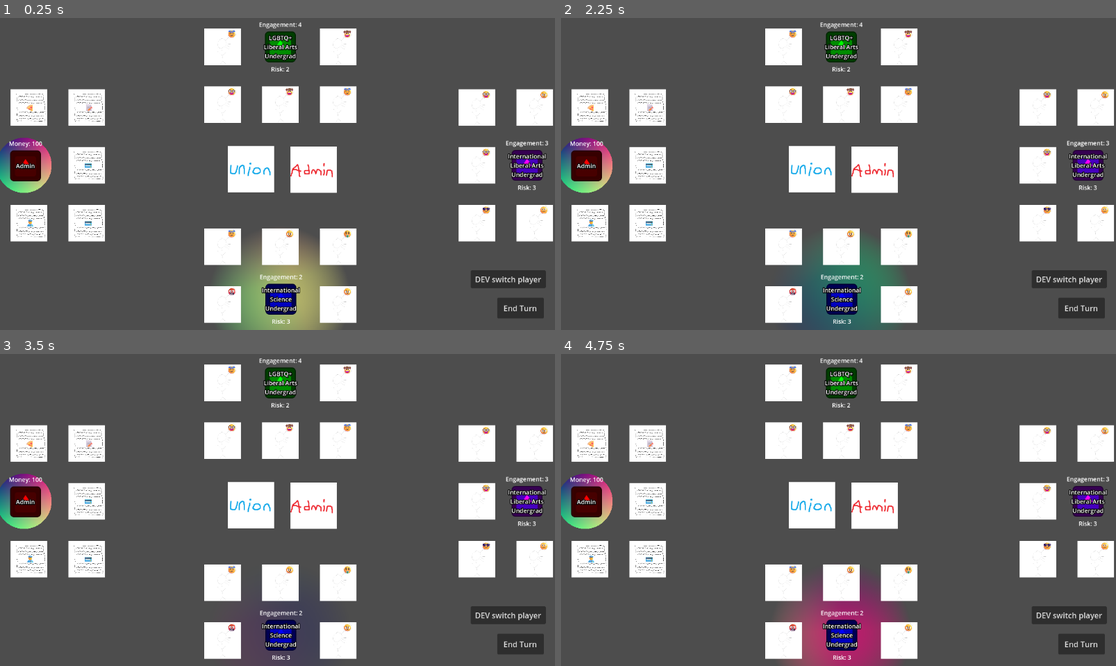
Above: before the commit, frames 1-4 (two rows, left to right).
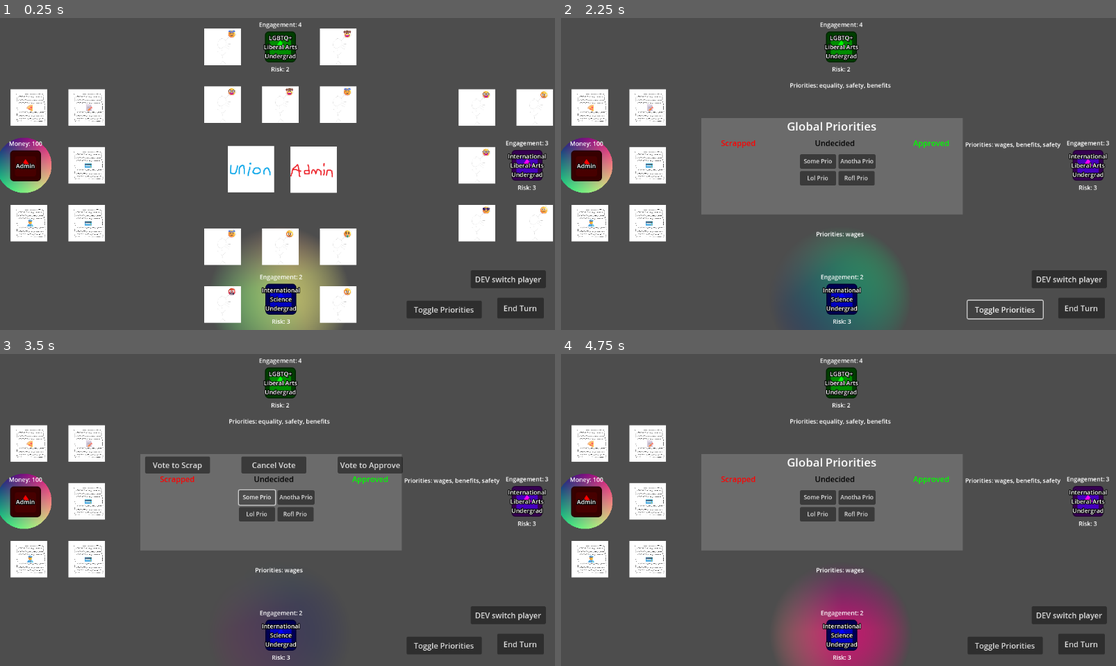
Above: after the commit, the same moments.

Repository: AX-I/Union-Battle
Game: Godot game, scene res://Scenes/strike_scene.tscn
Same seed, same stepped clock (60 frames per second), same inputs: the game is played once before the commit and once after it. This scene is started directly instead of the project's main scene. The engine's default icon, where the game draws it, is replaced by a stand-in: a white triangle on a blue panel in a dark square.
Inputs (mouse positions are in pixels of both pictures, inside the frame that each line leads up to):
- Up to frame 1 (0.25 s): no input
- Up to frame 2 (2.25 s): click (810, 167) at 0.5 s; click (877, 170) at 1.25 s; click (1005, 308) at 2 s, where only the run after the commit has a clickable "Toggle Priorities"
- Up to frame 3 (3.5 s): click (255, 497) at 2.75 s, where only the run after the commit has a clickable "Some Prio"
- Up to frame 4 (4.75 s): click (738, 466) at 3.5 s, where only the run after the commit has a clickable "Vote to Scrap"; click (832, 466) at 4.25 s, where only the run after the commit has a clickable "Cancel Vote"

The runs differ from the first frame. In frame 1, 0.7% of the frame differs, in the area x 73-87%, y 90-97%; in frame 2, 26%; in frame 3, 25%; in frame 4, 27%, in the area x 25-100%, y 3-98%.

Commit message:
Toggle to see global priorities

Diff:
--- /dev/null
+++ b/union-battle/Scenes/global_priority.gd
@@ -0,0 +1,17 @@
+extends Button
+
+var prio_state = Globals.UNDECIDED_STATE
+
+# Called when the node enters the scene tree for the first time.
+func _ready() -> void:
+	pass # Replace with function body.
+
+func get_prio_state():
+	return prio_state
+
+func set_prio_state(new_state: String):
+	prio_state = new_state
+
+# Called every frame. 'delta' is the elapsed time since the previous frame.
+func _process(delta: float) -> void:
+	pass
--- /dev/null
+++ b/union-battle/Scenes/global_priority.tscn
@@ -0,0 +1,15 @@
+[gd_scene load_steps=2 format=3 uid="uid://dcr7pjfc6fpga"]
+
+[ext_resource type="Script" uid="uid://bdiisbsf0tort" path="res://Scenes/global_priority.gd" id="1_xeesl"]
+
+[node name="GlobalPriority" type="Button"]
+anchors_preset = -1
+anchor_right = 0.109000005
+anchor_bottom = 0.07700001
+offset_right = -0.5680084
+offset_bottom = 0.10399628
+grow_horizontal = 2
+grow_vertical = 2
+theme_override_font_sizes/font_size = 12
+text = "PriorityName"
+script = ExtResource("1_xeesl")
--- a/union-battle/Scenes/strike_scene.tscn
+++ b/union-battle/Scenes/strike_scene.tscn
@@ -48,6 +48,23 @@
 shape = SubResource("RectangleShape2D_qj3wv")
 metadata/_edit_lock_ = true
 
+[node name="PlayerPriorities" type="Label" parent="Player1"]
+anchors_preset = 8
+anchor_left = 0.5
+anchor_top = 0.5
+anchor_right = 0.5
+anchor_bottom = 0.5
+offset_left = -226.0
+offset_top = -288.0
+offset_right = 210.0
+offset_bottom = -69.0
+grow_horizontal = 2
+grow_vertical = 2
+text = "Priorities: this is a test, there is more, etc"
+label_settings = SubResource("LabelSettings_x2neb")
+horizontal_alignment = 1
+autowrap_mode = 3
+
 [node name="PlayerEngagement1" type="Label" parent="Player1"]
 anchors_preset = 8
 anchor_left = 0.5
@@ -112,6 +129,23 @@
 shape = SubResource("RectangleShape2D_qj3wv")
 metadata/_edit_lock_ = true
 
+[node name="PlayerPriorities" type="Label" parent="Player2"]
+anchors_preset = 8
+anchor_left = 0.5
+anchor_top = 0.5
+anchor_right = 0.5
+anchor_bottom = 0.5
+offset_left = -530.0
+offset_top = -104.0
+offset_right = -94.0
+offset_bottom = 115.0
+grow_horizontal = 2
+grow_vertical = 2
+text = "Priorities: this is a test, there is more, etc"
+label_settings = SubResource("LabelSettings_x2neb")
+horizontal_alignment = 1
+autowrap_mode = 3
+
 [node name="PlayerEngagement2" type="Label" parent="Player2"]
 anchors_preset = 8
 anchor_left = 0.5
@@ -176,6 +210,23 @@
 [node name="PlayerShape3" type="CollisionShape2D" parent="Player3"]
 shape = SubResource("RectangleShape2D_qj3wv")
 metadata/_edit_lock_ = true
+
+[node name="PlayerPriorities" type="Label" parent="Player3"]
+anchors_preset = 8
+anchor_left = 0.5
+anchor_top = 0.5
+anchor_right = 0.5
+anchor_bottom = 0.5
+offset_left = -222.0
+offset_top = 142.0
+offset_right = 214.0
+offset_bottom = 361.0
+grow_horizontal = 2
+grow_vertical = 2
+text = "Priorities: this is a test, there is more, etc"
+label_settings = SubResource("LabelSettings_x2neb")
+horizontal_alignment = 1
+autowrap_mode = 3
 
 [node name="PlayerEngagement3" type="Label" parent="Player3"]
 anchors_preset = 8
@@ -313,12 +364,113 @@
 scale = Vector2(2.3164063, 2.3164063)
 texture = ExtResource("1_x2neb")
 
+[node name="PrioritySwitch" type="Button" parent="."]
+offset_left = 844.0
+offset_top = 587.0
+offset_right = 1000.0
+offset_bottom = 624.0
+text = "Toggle Priorities"
+
 [node name="DevSwitch" type="Button" parent="."]
 offset_left = 977.0
 offset_top = 524.0
 offset_right = 1133.0
 offset_bottom = 561.0
 text = "DEV switch player"
+
+[node name="GlobalPriorities" type="Control" parent="."]
+layout_mode = 3
+anchors_preset = 0
+offset_left = 291.0
+offset_top = 208.0
+offset_right = 836.0
+offset_bottom = 408.0
+
+[node name="ColorRect" type="ColorRect" parent="GlobalPriorities"]
+layout_mode = 0
+offset_right = 543.0
+offset_bottom = 200.0
+color = Color(0.4212342, 0.4212342, 0.4212342, 1)
+
+[node name="Title" type="Label" parent="GlobalPriorities"]
+layout_mode = 0
+offset_right = 542.0
+offset_bottom = 38.0
+theme_override_font_sizes/font_size = 24
+text = "Global Priorities"
+horizontal_alignment = 1
+
+[node name="Scrapped" type="Control" parent="GlobalPriorities"]
+layout_mode = 1
+anchor_top = 0.2
+anchor_right = 0.286
+anchor_bottom = 1.0
+offset_left = 20.0
+offset_right = -18.87001
+
+[node name="Name" type="Label" parent="GlobalPriorities/Scrapped"]
+self_modulate = Color(1, 0, 0, 1)
+layout_mode = 0
+offset_right = 115.0
+offset_bottom = 23.0
+text = "Scrapped"
+horizontal_alignment = 1
+
+[node name="VoteScrapBtn" type="Button" parent="GlobalPriorities/Scrapped"]
+visible = false
+layout_mode = 0
+offset_left = -10.0
+offset_top = -35.0
+offset_right = 125.0
+text = "Vote to Scrap"
+
+[node name="Undecided" type="Control" parent="GlobalPriorities"]
+layout_mode = 1
+anchor_top = 0.2
+anchor_right = 0.286
+anchor_bottom = 1.0
+offset_left = 220.0
+offset_right = 219.87999
+
+[node name="Name" type="Label" parent="GlobalPriorities/Undecided"]
+self_modulate = Color(0, 0, 0, 1)
+layout_mode = 0
+offset_right = 115.0
+offset_bottom = 23.0
+text = "Undecided"
+horizontal_alignment = 1
+
+[node name="VoteCancelBtn" type="Button" parent="GlobalPriorities/Undecided"]
+visible = false
+layout_mode = 0
+offset_left = -10.0
+offset_top = -35.0
+offset_right = 125.0
+text = "Cancel Vote"
+
+[node name="Approved" type="Control" parent="GlobalPriorities"]
+layout_mode = 1
+anchor_top = 0.2
+anchor_right = 0.286
+anchor_bottom = 1.0
+offset_left = 420.0
+offset_right = 401.13
+
+[node name="Name" type="Label" parent="GlobalPriorities/Approved"]
+self_modulate = Color(0, 1, 0, 1)
+layout_mode = 0
+offset_right = 115.0
+offset_bottom = 23.0
+text = "Approved"
+horizontal_alignment = 1
+
+[node name="VoteApproveBtn" type="Button" parent="GlobalPriorities/Approved"]
+visible = false
+layout_mode = 0
+offset_left = -10.0
+offset_top = -35.0
+offset_right = 125.0
+text = "Vote to Approve"
 
 [connection signal="end_turn" from="Player1" to="." method="_on_end_turn"]
 [connection signal="end_turn" from="Player2" to="." method="_on_end_turn"]
@@ -327,4 +479,6 @@
 [connection signal="button_down" from="UnionDeck" to="." method="draw_card" binds= [true]]
 [connection signal="button_down" from="AdminDeck" to="." method="draw_card" binds= [false]]
 [connection signal="pressed" from="EndTurn" to="." method="_on_end_turn"]
+[connection signal="pressed" from="PrioritySwitch" to="." method="_on_priority_switch_pressed"]
 [connection signal="pressed" from="DevSwitch" to="." method="_on_dev_switch_player_pressed"]
+[connection signal="pressed" from="GlobalPriorities/Undecided/VoteCancelBtn" to="." method="_on_vote_cancel_btn_pressed"]
--- /dev/null
+++ b/union-battle/Scripts/card_info/global_priorities.json
@@ -0,0 +1,3 @@
+{
+	"priorities": ["Some Prio", "Anotha Prio", "Lol Prio", "Rofl Prio"]
+}
--- a/union-battle/Scripts/strike_scene_scripts/globals.gd
+++ b/union-battle/Scripts/strike_scene_scripts/globals.gd
@@ -5,6 +5,12 @@
 const UNIONIST_CARD_JSON: 	String 		= "res://Scripts/card_info/union_cards.json"
 const ADMIN_CARD_JSON: 		String 		= "res://Scripts/card_info/admin_cards.json"
 const PLAYER_POS_JSON:		String		= "res://Scripts/card_info/player_positions.json"
+const GLOBAL_PRIOS_JSON:		String 		= "res://Scripts/card_info/global_priorities.json"
+
+# For priority btns
+const UNDECIDED_STATE 					= "undecided"
+const NO_STATE 							= "no"
+const YES_STATE 							= "yes"
 
 # Player list
 var PLAYERS:				Array		= []
--- a/union-battle/Scripts/strike_scene_scripts/strike_scene.gd
+++ b/union-battle/Scripts/strike_scene_scripts/strike_scene.gd
@@ -1,4 +1,6 @@
 extends Node2D
+
+const PRIO_BTN_SCENE = preload("res://Scenes/global_priority.tscn")
 
 # The unionist and admin decks
 var unionist_deck: 			Array 	= []
@@ -7,6 +9,17 @@
 # The unionist and admin discard piles
 var unionist_discard_pile:	Array	= []
 var admin_discard_pile:		Array	= []
+
+# "global_priority.tscn" instances
+var undecided_priority_btns:	Array 	= []
+var no_priority_btns:	Array 		= []
+var yes_priority_btns:	Array 		= []
+
+var show_priorities:			bool 	= false
+
+# Will hold the global_priority.tscn instance
+# for the one that is currently being voted on
+var active_vote_btn 					= null
 
 # Called when the node enters the scene tree for the first time.
 func _ready() -> void:
@@ -20,6 +33,9 @@
 	const ACADEMIC_STR	   = "academic_position"
 	const PERSONAL_STR	   = "personal_position"
 
+	# Don't show priority stuff by default
+	get_node("GlobalPriorities").visible = false
+
 	# Get each child that is a player
 	for players in self.get_children():
 
@@ -31,9 +47,10 @@
 	var total_cards 	   = 0
 
 	# Get each player component
-	var player_stances     = get_json_from_file(Globals.PLAYER_POS_JSON)
-	var personal_positions = player_stances.get(PERSONAL_STR)
-	var academic_positions = player_stances.get(ACADEMIC_STR)
+	var player_stances     	= get_json_from_file(Globals.PLAYER_POS_JSON)
+	var global_priorities  	  	= get_json_from_file(Globals.GLOBAL_PRIOS_JSON)["priorities"]
+	var personal_positions 	= player_stances.get(PERSONAL_STR)
+	var academic_positions 	= player_stances.get(ACADEMIC_STR)
 
 	# Setup initial player values
 	for player in Globals.PLAYERS:
@@ -47,6 +64,19 @@
 
 		# Increasing player count
 		Globals.PLAYER_COUNT += 1
+
+	for priority in global_priorities:
+		var btn 		= PRIO_BTN_SCENE.instantiate()
+
+		btn.text     = priority
+		get_node("GlobalPriorities").add_child(btn)
+		undecided_priority_btns.append(btn)
+		btn.size = Vector2(75, 30)
+
+		# Connect the button_pressed signal
+		btn.pressed.connect(_on_global_priority_btn_pressed.bind(btn))
+
+	place_all_global_priorities()
 
 	# Initializing random number generator
 	randomize()
@@ -117,6 +147,35 @@
 	deal_cards()
 
 	setupIndicators()
+
+func place_all_global_priorities():
+	place_global_priorities(undecided_priority_btns)
+	place_global_priorities(yes_priority_btns)
+	place_global_priorities(no_priority_btns)
+
+func place_global_priorities(instance_arr: Array):
+	const UNDECIDED_PATH 	= "GlobalPriorities/Undecided"
+	const NO_PATH			= "GlobalPriorities/Scrapped"
+	const YES_PATH			= "GlobalPriorities/Approved"
+
+	for i in range(len(instance_arr)):
+		var prio_btn 	= instance_arr[i]
+		var parent 		= null
+
+		if prio_btn.get_prio_state() == Globals.UNDECIDED_STATE:
+			parent 	= get_node(UNDECIDED_PATH)
+		elif prio_btn.get_prio_state() == Globals.NO_STATE:
+			parent 	= get_node(NO_PATH)
+		elif prio_btn.get_prio_state() == Globals.YES_STATE:
+			parent 	= get_node(YES_PATH)
+
+		# 0 or 1
+		var col 		= (i % 2)
+
+		# 0+
+		var row     = (floor(i / 2))
+
+		prio_btn.global_position = parent.global_position + Vector2(col * 80, row * 35) + Vector2(-15, 35)
 
 func setupIndicators():
 	var indicator = get_node('MeIndicator')
@@ -365,3 +424,40 @@
 	if Globals.MY_ID == Globals.PLAYER_COUNT:
 		Globals.MY_ID = 0
 	setupIndicators()
+
+
+func _on_priority_switch_pressed() -> void:
+	show_priorities = not show_priorities
+
+	get_node("GlobalPriorities").visible 	= show_priorities
+	get_node("UnionDeck").visible 			= not show_priorities
+	get_node("AdminDeck").visible 			= not show_priorities
+
+	for player in Globals.PLAYERS:
+
+		# For debugging
+		if player.get_id() == Globals.MY_ID and player.is_player_union():
+			player.get_priorities()
+
+		if player.is_player_union():
+			player.toggle_priorities(show_priorities)
+
+func set_visible_prio_voting(visible_voting: bool):
+	get_node("GlobalPriorities/Scrapped/VoteScrapBtn").visible 		= visible_voting
+	get_node("GlobalPriorities/Undecided/VoteCancelBtn").visible 	= visible_voting
+	get_node("GlobalPriorities/Approved/VoteApproveBtn").visible 	= visible_voting
+	get_node("GlobalPriorities/Title").visible 						= not visible_voting
+
+func _on_global_priority_btn_pressed(btn):
+	# Nothing happens if you press on a NON undecided prio
+	if btn.get_prio_state() != Globals.UNDECIDED_STATE:
+		pass
+
+	# At this point it is undecided, can either cancel
+	# action, or start a vote for a "YES" or "NO" for this prio
+	active_vote_btn = btn
+	set_visible_prio_voting(true)
+
+func _on_vote_cancel_btn_pressed() -> void:
+	active_vote_btn = null
+	set_visible_prio_voting(false)
--- a/union-battle/Scripts/strike_scene_scripts/unionist.gd
+++ b/union-battle/Scripts/strike_scene_scripts/unionist.gd
@@ -1,16 +1,17 @@
 extends StaticBody2D
 
 # All of the labels
-var egmt_label: 			Label		= null
+var egmt_label: 				Label		= null
 var risk_label:				Label		= null
 var player_label:			Label		= null
+var priorities_label:		Label 		= null
 
 # Constants for strings
 const ENGAGEMENT_LABEL_STR:	String	    = "Engagement: "
 const RISK_LABEL_STR:		String	    = "Risk: "
 
 # The player is union
-const _IS_UNION:			bool		= true
+const _IS_UNION:				bool		= true
 
 # The player ID
 var _id: 					int 		= -1
@@ -20,11 +21,11 @@
 
 # The player's engagement and risk
 var _engagement: 			int 		= 0
-var _risk: 					int			= 0
-var _priorities:			Array		= []
+var _risk: 					int		= 0
+var _priorities:				Array	= []
 
 # Positions for player cards
-var _card_positions:		Array 		= []
+var _card_positions:			Array 	= []
 
 signal end_turn
 
@@ -46,6 +47,13 @@
 		if child.name.contains("Label"):
 			player_label = child
 
+		# Storing the priorities label
+		if child.name.contains("Priorities"):
+			priorities_label = child
+
+			# Start as hidden
+			priorities_label.visible = false
+
 # Called every frame. 'delta' is the elapsed time since the previous frame.
 func _process(_delta: float) -> void:
 	pass
@@ -58,6 +66,23 @@
 
 	# Set card positions
 	_card_positions = card_pos
+
+func toggle_priorities(show_priorities: bool) -> void:
+	# Either show the priorities and hide the cards, or vice versa
+	for card in _hand:
+		card.visible = not show_priorities
+
+	if show_priorities:
+		var priority_text = ""
+		for priority in _priorities:
+			priority_text += priority + ", "
+
+		# Strip last comma and space
+		priority_text = priority_text.left(priority_text.length() - 2)
+
+		priorities_label.text = "Priorities: " + priority_text
+
+	priorities_label.visible = show_priorities
 
 # Called to take a card from the deck
 func take_card(
@@ -147,6 +172,7 @@
 			_priorities.append(p)
 
 func get_priorities() -> Array:
+	print("player w/ id: " + str(_id) + "'s priorities = " + str(_priorities))
 	return _priorities
 
 # Setter for the player label
Not shown, added: union-battle/Scenes/global_priority.gd.uid
